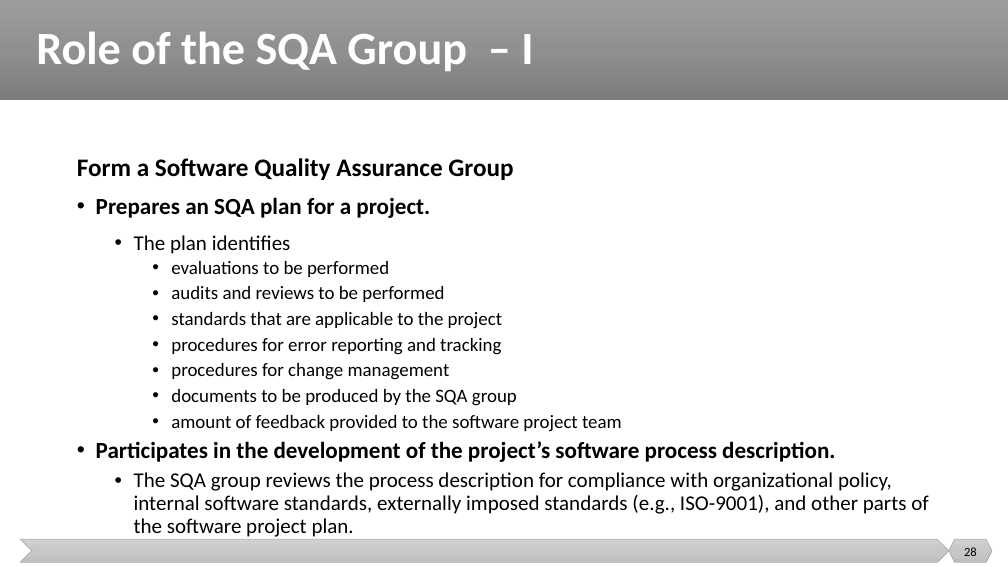
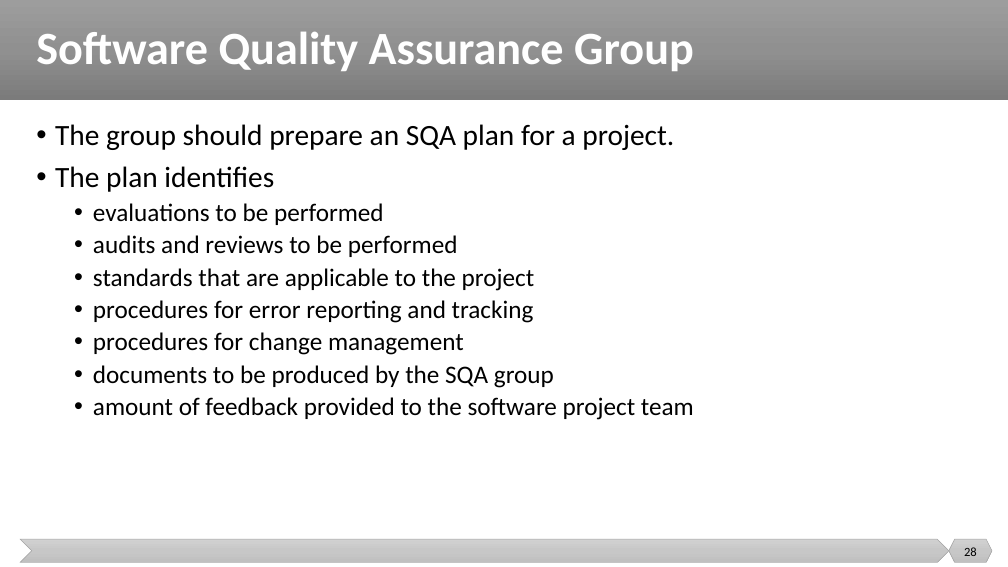
Before and after one commit to malenezi/malenezi, a slide deck: slide 28 of SE423/Lectures/7-Quality/Quality.pptx. Drawn at 1008x567 pixels with LibreOffice and Linux fonts; fonts in the diff are those of the drawing. Boxes give left, top, right and bottom in pixels: in the first picture for what was removed or moved away, otherwise in the second. Text is boxed around its words. In the diff, an @@ line names an element or a change of style, - is before the commit and + after.

```diff
--- a/SE423/Lectures/7-Quality/Quality.pptx
+++ b/SE423/Lectures/7-Quality/Quality.pptx
@@ title at <box>36,31,694,71</box>: text changed @@
-Role of the SQA Group – I
+Software Quality Assurance Group
@@ text at <box>55,124,674,150</box>: text changed; size 24 to 28 pt; bold off @@
-Form a Software Quality Assurance Group
-• Prepares an SQA plan for a project.
+• The group should prepare an SQA plan for a project.
@@ text at <box>55,166,694,420</box>: size 20 to 28 pt in "The plan identifies"; size 18 to 24 pt in "evaluations to be performed", "audits and reviews to be performed", "standards that are applicable to the project", "procedures for error reporting and tracking" and 3 more places; list level 2 to 1 in "The plan identifies"; list level 3 to 2 in "evaluations to be performed"; list level 3 to 2 in "audits and reviews to be ..."; list level 3 to 2 in "standards that are applicable to ..."; list level 3 to 2 in "procedures for error reporting and ..."; list level 3 to 2 in "procedures for change management"; list level 3 to 2 in "documents to be produced by ..."; list level 3 to 2 in "amount of feedback provided to ..." @@
@@ text at <box>96,441,929,514</box>: paragraphs removed @@
-• Participates in the development of the project’s software process description.
-  • The SQA group reviews the process description for compliance with organizational policy, internal software standards, externally imposed standards (e.g., ISO-9001), and other parts of the software project plan.
```
Also in this commit, not shown: 11 other slides changed, 3 slides removed, 2 other files.
